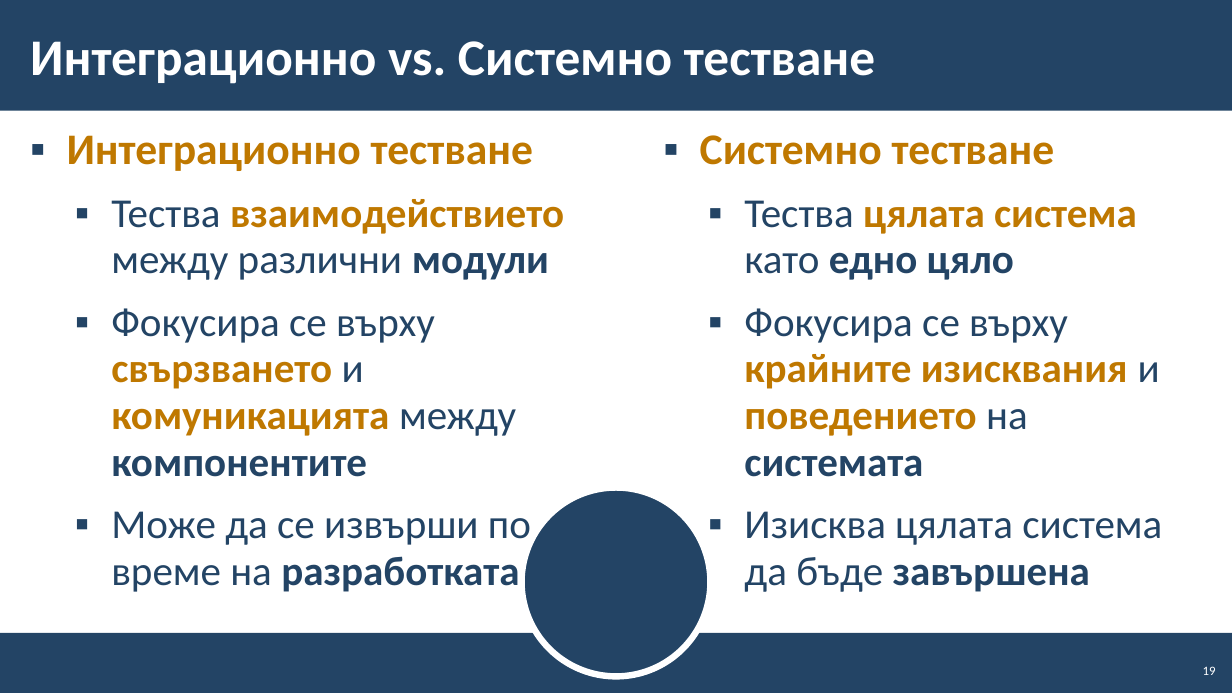
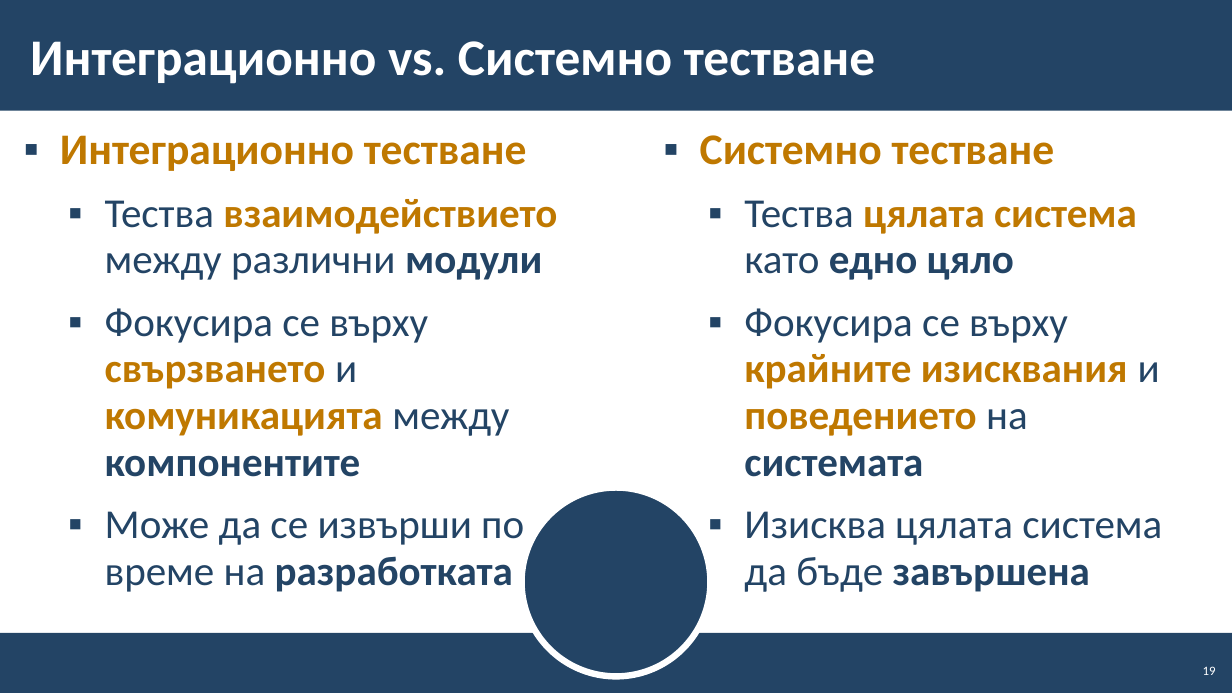
Before and after one commit to BG-IT-Edu/School-Programming, a slide deck: slide 19 of Courses/Software-Sciences/Module-4-Information-Systems-New/13-Information-System-Testing/13-Information-System-Testing.pptx. Drawn at 1232x693 pixels with LibreOffice and Linux fonts; fonts in the diff are those of the drawing; background and template pictures are left out. Boxes give left, top, right and bottom in pixels: in the first picture for what was removed or moved away, otherwise in the second. Text is boxed around its words. In the diff, an @@ line names an element or a change of style, - is before the commit and + after.

```diff
--- a/Courses/Software-Sciences/Module-4-Information-Systems-New/13-Information-System-Testing/13-Information-System-Testing.pptx
+++ b/Courses/Software-Sciences/Module-4-Information-Systems-New/13-Information-System-Testing/13-Information-System-Testing.pptx
@@ text "Интеграционно тестване": place and size @@
-text "Интеграционно тестване" at bbox=[67, 135, 564, 592]
+text "Интеграционно тестване" at bbox=[60, 135, 557, 592]
```
Also in this commit, not shown: 8 other slides changed.
